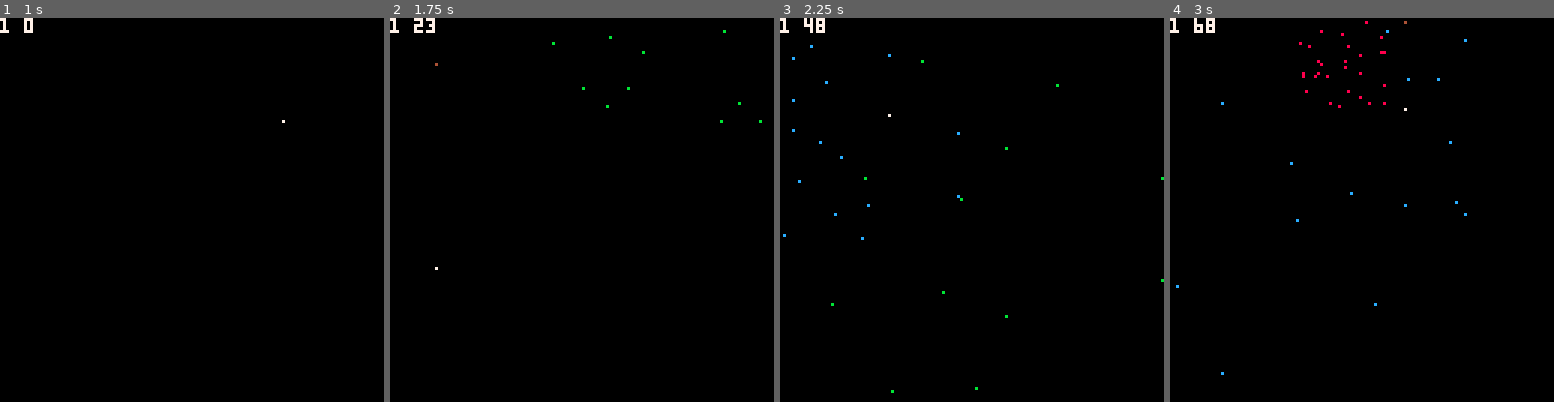
Above: before the commit, frames 1-4 (left to right).
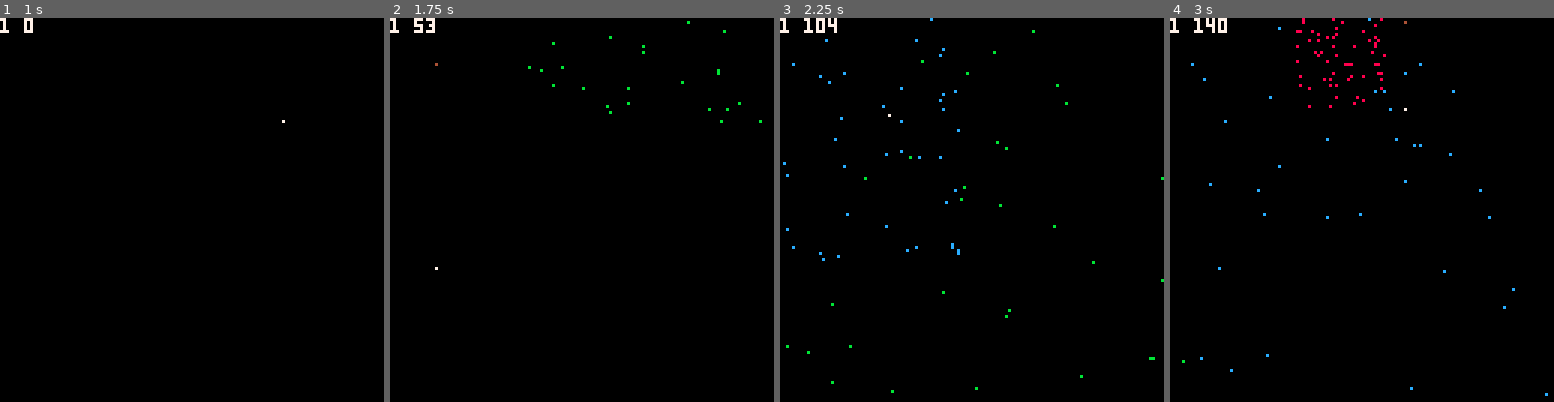
Above: after the commit, the same moments.

Repository: natestutte/Pico-8-Projects
Game: PICO-8 cartridge dev/testfiles/fireworks.p8
Two runs of this game, one before a commit and one after it. Both use one fixed random seed, a clock stepped at 60 frames per second and the inputs below.
Inputs (mouse positions are in pixels of both pictures, inside the frame that each line leads up to):
- Up to frame 1 (1 s): click (280, 121) at 0.67 s
- Up to frame 2 (1.75 s): click (436, 267) at 1.22 s
- Up to frame 3 (2.25 s): click (887, 114) at 1.77 s
- Up to frame 4 (3 s): click (1342, 259) at 2.32 s; click (1404, 106) at 2.87 s

Frame 1 is identical in both runs. In frame 2, 0.1% of the frame differs, in the area x 6-89%, y 0-25%; in frame 3, 0.6%; in frame 4, 1.0%, in the area x 1-99%, y 0-99%.

Commit message:
Made fireworks more exciting

Diff:
--- a/dev/testfiles/fireworks.p8
+++ b/dev/testfiles/fireworks.p8
@@ -1,6 +1,7 @@
 pico-8 cartridge // http://www.pico-8.com
 version 29
 __lua__
+-- fireworks -- by nate stutte
 function _init()
 	poke(0x5f2d,1)
 	poke(0x5f5c,255)
@@ -49,7 +50,7 @@
 	for a in all(fws) do
 		if (a.v<=0) then
 			clr=rnd(5)+8
-			for b=0,rnd(10)+20 do
+			for b=0,rnd(10)+50 do
 				add(spks,createsparks(a.x,a.y,clr))
 			end
 		else
Not shown, changed: 129 lines of the sprite sheet (__gfx__) section of dev/testfiles/fireworks.p8
Not shown, changed: the thumbnail (__label__) section of dev/testfiles/fireworks.p8
